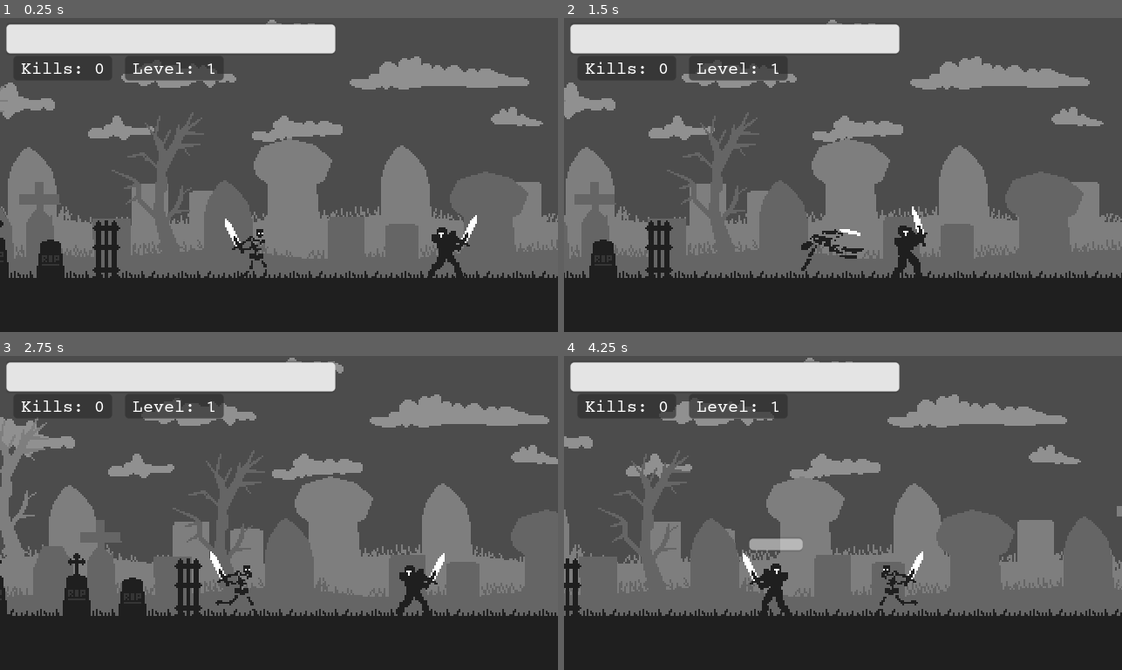
Above: before the commit, frames 1-4 (two rows, left to right).
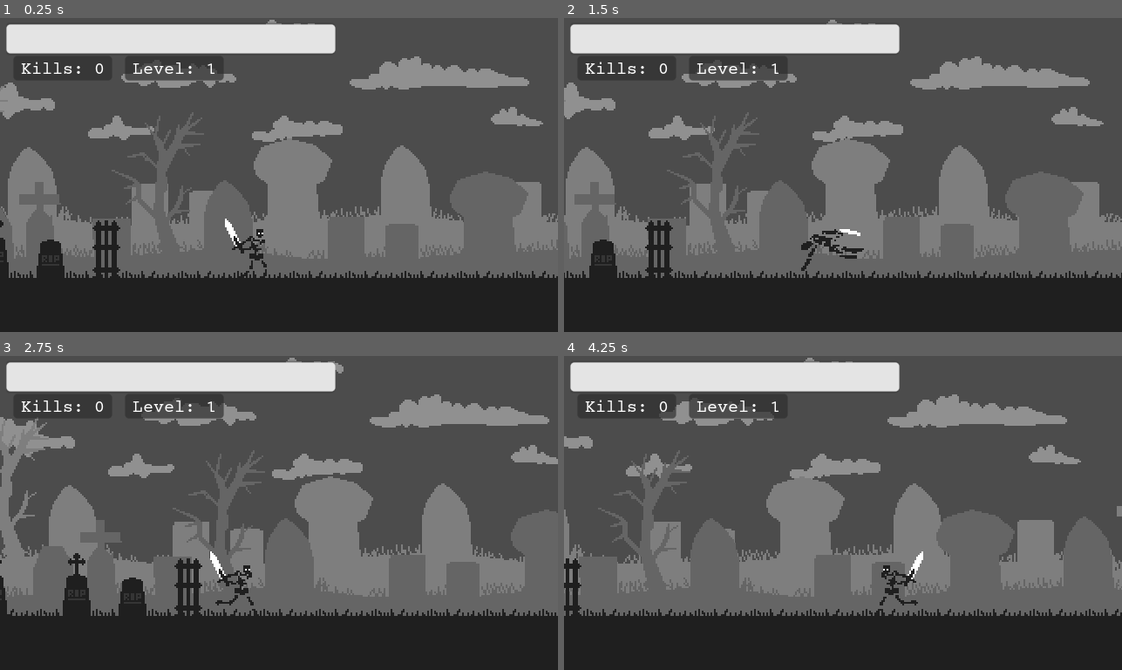
Above: after the commit, the same moments.

Repository: dw3nt/hb-grave-in-godot
Game: Godot game, scene res://Graveyard.tscn
Two runs of this game, one before a commit and one after it. Both use one fixed random seed, a clock stepped at 60 frames per second and the inputs below.
Inputs:
- Up to frame 1 (0.25 s): no input
- Up to frame 2 (1.5 s): hold D (move_right) 0.53-1.28 s; tap K (attack) at 0.6 s; hold A (move_left) from 1.28 s (still down); tap Space (roll) at 1.35 s
- Up to frame 3 (2.75 s): release A (move_left) at 2.03 s; hold D (move_right) from 2.03 s (still down); tap K (attack) at 2.1 s
- Up to frame 4 (4.25 s): tap Space (roll) at 2.85 s; release D (move_right) at 3.53 s; hold A (move_left) from 3.53 s (still down); tap K (attack) at 3.6 s

The runs differ from the first frame. In frame 1, 0.6% of the frame differs, in the area x 76-86%, y 62-83%; in frame 2, 0.6%; in frame 3, 0.6%; in frame 4, 1.0%, in the area x 32-43%, y 58-83%.

Commit message:
crow death animation

Diff:
--- a/Crow.gd
+++ b/Crow.gd
@@ -19,12 +19,16 @@
 var shouldSpawnHit = false
 var hitEffectScene = load("res://HitEffect.tscn")
 var hitEffectAmount = 4
+var featherScene = load("res://Feather.tscn")
+var featherAmount = 4
 var shouldDie = false
 
 onready var skeleton = get_tree().get_root().find_node("Skeleton", true, false)
 onready var hitEffectsParnet = get_tree().get_root().find_node("HitEffects", true, false)
 
 func _ready():
+	randomize()
+
 	var dir = null
 	if skeleton == null:
 		dir = rand_range(-1, 1)
@@ -43,7 +47,6 @@
 	if shouldSpawnHit:
 		var spacing = 360 / hitEffectAmount
 		for i in range(hitEffectAmount):
-			print("hit effect")
 			var inst = hitEffectScene.instance()
 			inst.global_position = global_position
 			inst.set_rotation_degrees(i * spacing + rand_range(-30, 30))
@@ -72,15 +75,29 @@
 
 
 func process_death():
+	spawn_experience()
+	spawn_feathers()
+
+	emit_signal("enemy_death")
+	queue_free()
+
+
+func spawn_feathers():
+	var spacing = 360 / featherAmount
+	for i in range(featherAmount):
+		var inst = featherScene.instance()
+		inst.global_position = global_position
+		inst.set_rotation_degrees(i * spacing + rand_range(-30, 30))
+		hitEffectsParnet.add_child(inst)
+
+
+func spawn_experience():
 	var expParent = get_tree().get_root().find_node("Experience", true, false)
 	for i in range(expOrbs):
 		var inst = expScene.instance()
 		inst.global_position = global_position
 		inst.amount = expAmount
 		expParent.add_child(inst)
-
-	emit_signal("enemy_death")
-	queue_free()
 
 
 func _on_Hitbox_body_entered(body):
--- /dev/null
+++ b/Feather.gd
@@ -0,0 +1,18 @@
+extends Node2D
+
+const GRAVITY = 0.25
+
+var motion
+
+func _ready():
+	randomize()
+	motion = Vector2(rand_range(-3, 3), rand_range(-4, -2))
+
+
+func _physics_process(delta):
+	motion.y += GRAVITY
+	global_position += motion
+
+
+func _on_Timer_timeout():
+	queue_free()
--- /dev/null
+++ b/Feather.tscn
@@ -0,0 +1,15 @@
+[gd_scene load_steps=3 format=2]
+
+[ext_resource path="res://Feather.gd" type="Script" id=1]
+[ext_resource path="res://assets/sprites/crow/s_feather.png" type="Texture" id=2]
+
+[node name="Feather" type="Node2D"]
+script = ExtResource( 1 )
+
+[node name="Sprite" type="Sprite" parent="."]
+texture = ExtResource( 2 )
+
+[node name="Timer" type="Timer" parent="."]
+autostart = true
+
+[connection signal="timeout" from="Timer" to="." method="_on_Timer_timeout"]
--- a/Graveyard.tscn
+++ b/Graveyard.tscn
@@ -7,9 +7,8 @@
 [ext_resource path="res://assets/sprites/environment/s_grass.png" type="Texture" id=5]
 [ext_resource path="res://assets/sprites/environment/s_wall.png" type="Texture" id=6]
 [ext_resource path="res://Tombstone.tscn" type="PackedScene" id=7]
-[ext_resource path="res://Knight.tscn" type="PackedScene" id=8]
-[ext_resource path="res://Skeleton.tscn" type="PackedScene" id=9]
-[ext_resource path="res://UI.tscn" type="PackedScene" id=10]
+[ext_resource path="res://Skeleton.tscn" type="PackedScene" id=8]
+[ext_resource path="res://UI.tscn" type="PackedScene" id=9]
 
 [node name="Graveyard" type="Node"]
 script = ExtResource( 1 )
@@ -109,19 +108,16 @@
 
 [node name="Enemies" type="Node2D" parent="."]
 
-[node name="Knight" parent="Enemies" instance=ExtResource( 8 )]
-position = Vector2( 224, 136 )
-
 [node name="Bones" type="Node" parent="."]
 
 [node name="Experience" type="Node" parent="."]
 
 [node name="HitEffects" type="Node" parent="."]
 
-[node name="Skeleton" parent="." instance=ExtResource( 9 )]
+[node name="Skeleton" parent="." instance=ExtResource( 8 )]
 position = Vector2( 96, 136 )
 
-[node name="UI" parent="." instance=ExtResource( 10 )]
+[node name="UI" parent="." instance=ExtResource( 9 )]
 
 [connection signal="hp_changed" from="Skeleton" to="UI" method="_on_Skeleton_hp_changed"]
 [connection signal="kills_changed" from="Skeleton" to="UI" method="_on_Skeleton_kills_changed"]
Not shown: 1 places in Graveyard.tscn that only renumber resources
